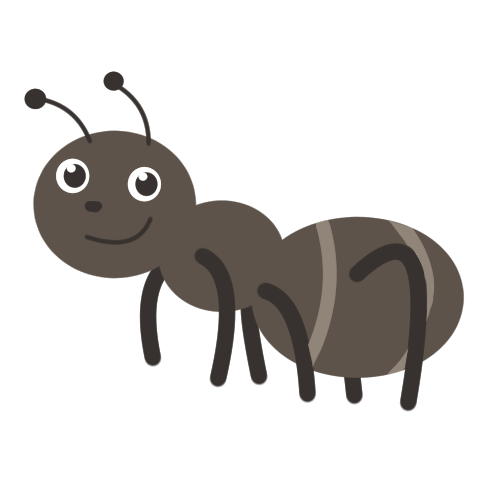
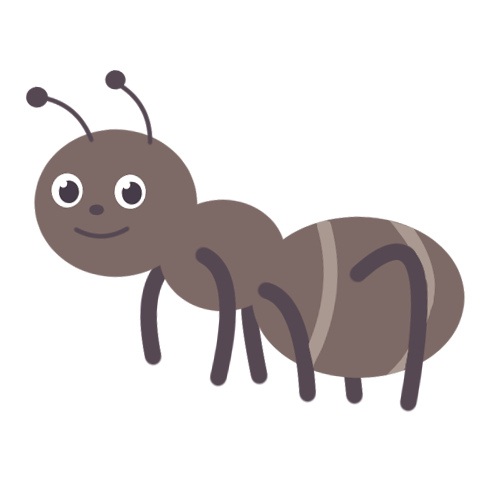
Revision of a layered w=500, h=500 image; what changed, layer by layer:
added layer "개미" above "Layer 0" over box(25, 70, 466, 413)
hid "Layer 0" over box(24, 71, 465, 412)
